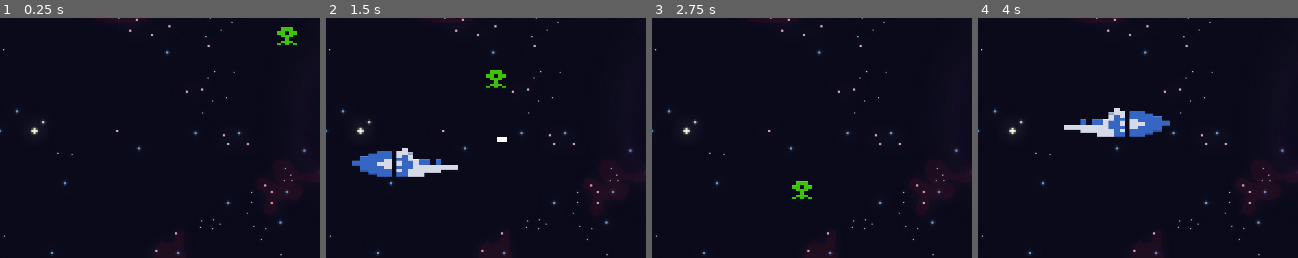
Above: before the commit, frames 1-4 (left to right).
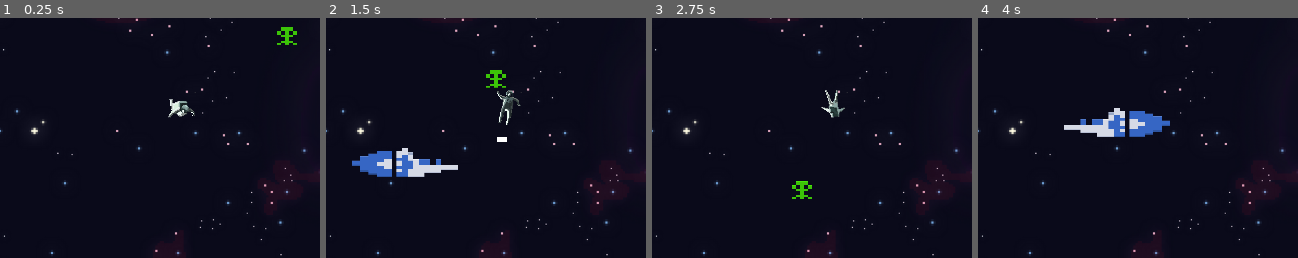
Above: after the commit, the same moments.

Repository: LeonardoBrendo/JogoNave
Game: Godot game, scene res://Main.tscn
The game is run twice, just before and just after one commit, with the same random seed, the same clock (stepped at 60 frames per second) and the same inputs. The project has no main scene, so this scene is started directly.
Inputs:
- Up to frame 1 (0.25 s): no input
- Up to frame 2 (1.5 s): hold Right (ui_right) 0.53-1.28 s; tap Space (atira) at 0.6, 1.35 s; hold Down (ui_down) from 1.28 s (still down)
- Up to frame 3 (2.75 s): release Down (ui_down) at 2.03 s; hold Right (ui_right) from 2.03 s (still down); tap Space (atira) at 2.1 s
- Up to frame 4 (4 s): release Right (ui_right) at 2.78 s; hold Up (ui_up) 2.78-3.53 s; tap Space (atira) at 2.85, 3.6 s; hold Left (ui_left) from 3.53 s (still down)
The pictures show only the part of the screen within x 26-76%, y 19-69%; the shares and areas given below are measured in that part.

The runs differ from the first frame. In frame 1, 0.4% of the frame differs, in the area x 52-92%, y 5-42%; in frame 2, 0.5%, in the area x 51-62%, y 23-45%; in frame 3, 0.4%; in frame 4, nothing differs.

Commit message:
Criação do astronauta

Diff:
--- a/rescue/Alien.tscn
+++ b/rescue/Alien.tscn
@@ -35,6 +35,7 @@
 [node name="AnimatedSprite" type="AnimatedSprite" parent="."]
 position = Vector2( -2, 0 )
 frames = SubResource( 1 )
+frame = 1
 playing = true
 
 [node name="CollisionShape2D" type="CollisionShape2D" parent="."]
--- /dev/null
+++ b/rescue/Astronauta.gd
@@ -0,0 +1,9 @@
+extends Area2D
+
+func _ready():
+	pass
+
+func _on_Astronauta_body_entered(body):
+	if body.name == "Player":
+		body.salva()
+		queue_free()
--- /dev/null
+++ b/rescue/Astronauta.tscn
@@ -0,0 +1,37 @@
+[gd_scene load_steps=14 format=2]
+
+[ext_resource path="res://Material rescue/astronauta/sprite_03.png" type="Texture" id=1]
+[ext_resource path="res://Material rescue/astronauta/sprite_02.png" type="Texture" id=2]
+[ext_resource path="res://Material rescue/astronauta/sprite_04.png" type="Texture" id=3]
+[ext_resource path="res://Material rescue/astronauta/sprite_00.png" type="Texture" id=4]
+[ext_resource path="res://Material rescue/astronauta/sprite_07.png" type="Texture" id=5]
+[ext_resource path="res://Material rescue/astronauta/sprite_06.png" type="Texture" id=6]
+[ext_resource path="res://Material rescue/astronauta/sprite_08.png" type="Texture" id=7]
+[ext_resource path="res://Material rescue/astronauta/sprite_05.png" type="Texture" id=8]
+[ext_resource path="res://Material rescue/astronauta/sprite_09.png" type="Texture" id=9]
+[ext_resource path="res://Material rescue/astronauta/sprite_01.png" type="Texture" id=10]
+[ext_resource path="res://Astronauta.gd" type="Script" id=11]
+
+[sub_resource type="SpriteFrames" id=1]
+animations = [ {
+"frames": [ ExtResource( 4 ), ExtResource( 10 ), ExtResource( 2 ), ExtResource( 3 ), ExtResource( 1 ), ExtResource( 8 ), ExtResource( 7 ), ExtResource( 6 ), ExtResource( 5 ), ExtResource( 9 ) ],
+"loop": true,
+"name": "default",
+"speed": 10.0
+} ]
+
+[sub_resource type="CircleShape2D" id=2]
+radius = 64.5995
+
+[node name="Astronauta" type="Area2D"]
+scale = Vector2( 0.3, 0.3 )
+script = ExtResource( 11 )
+
+[node name="AnimatedSprite" type="AnimatedSprite" parent="."]
+frames = SubResource( 1 )
+frame = 9
+playing = true
+
+[node name="CollisionShape2D" type="CollisionShape2D" parent="."]
+shape = SubResource( 2 )
+[connection signal="body_entered" from="." to="." method="_on_Astronauta_body_entered"]
--- a/rescue/Main.tscn
+++ b/rescue/Main.tscn
@@ -1,8 +1,9 @@
-[gd_scene load_steps=4 format=2]
+[gd_scene load_steps=5 format=2]
 
 [ext_resource path="res://Player.tscn" type="PackedScene" id=1]
 [ext_resource path="res://Alien.tscn" type="PackedScene" id=2]
 [ext_resource path="res://Material rescue/wallpaper.png" type="Texture" id=3]
+[ext_resource path="res://Astronauta.tscn" type="PackedScene" id=4]
 
 [node name="Main" type="Node2D"]
 
@@ -17,3 +18,6 @@
 
 [node name="Alien" parent="." instance=ExtResource( 2 )]
 position = Vector2( 480.13, 102.028 )
+
+[node name="Astronauta" parent="." instance=ExtResource( 4 )]
+position = Vector2( 351, 180 )
--- a/rescue/Player.gd
+++ b/rescue/Player.gd
@@ -58,3 +58,6 @@
 	combustivel -= 10
 	if combustivel <= 0:
 		morre()
+
+func salva():
+	pass
Not shown, removed: Anotações.txt
Not shown, added: anotações-aula4.txt
